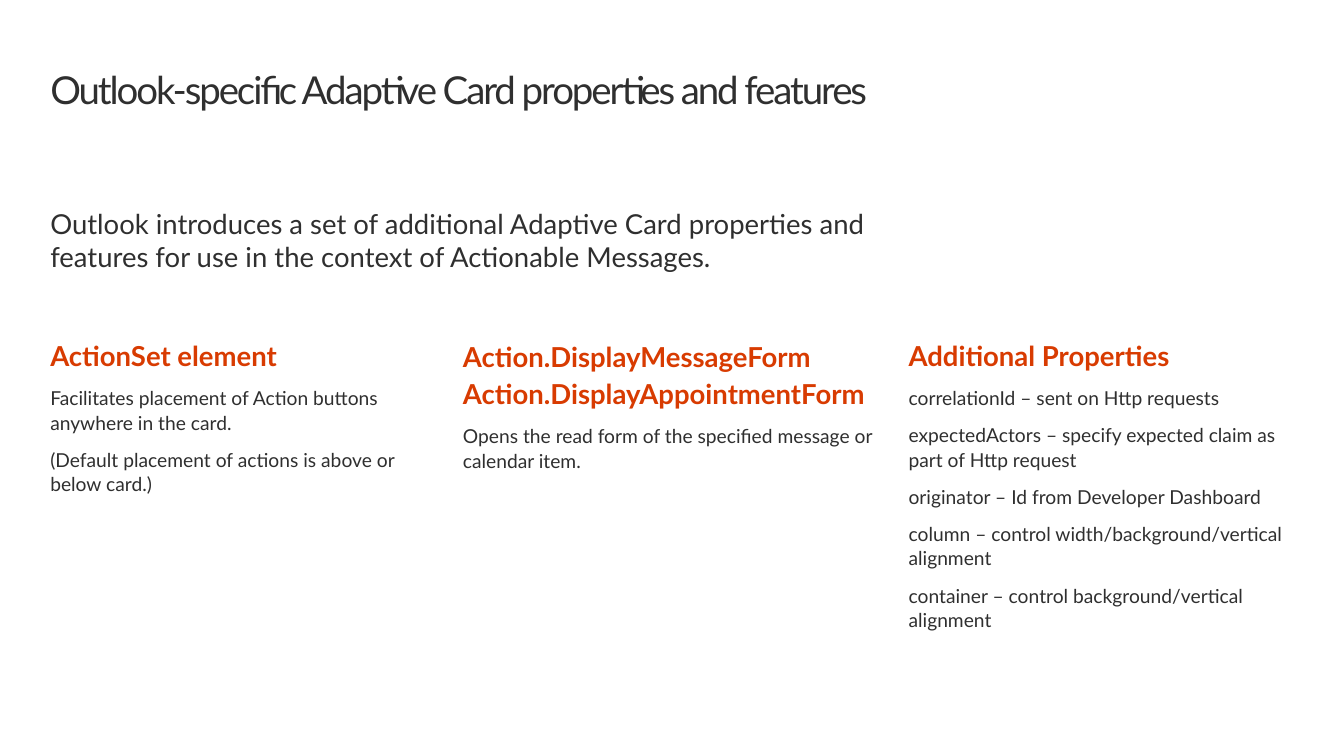
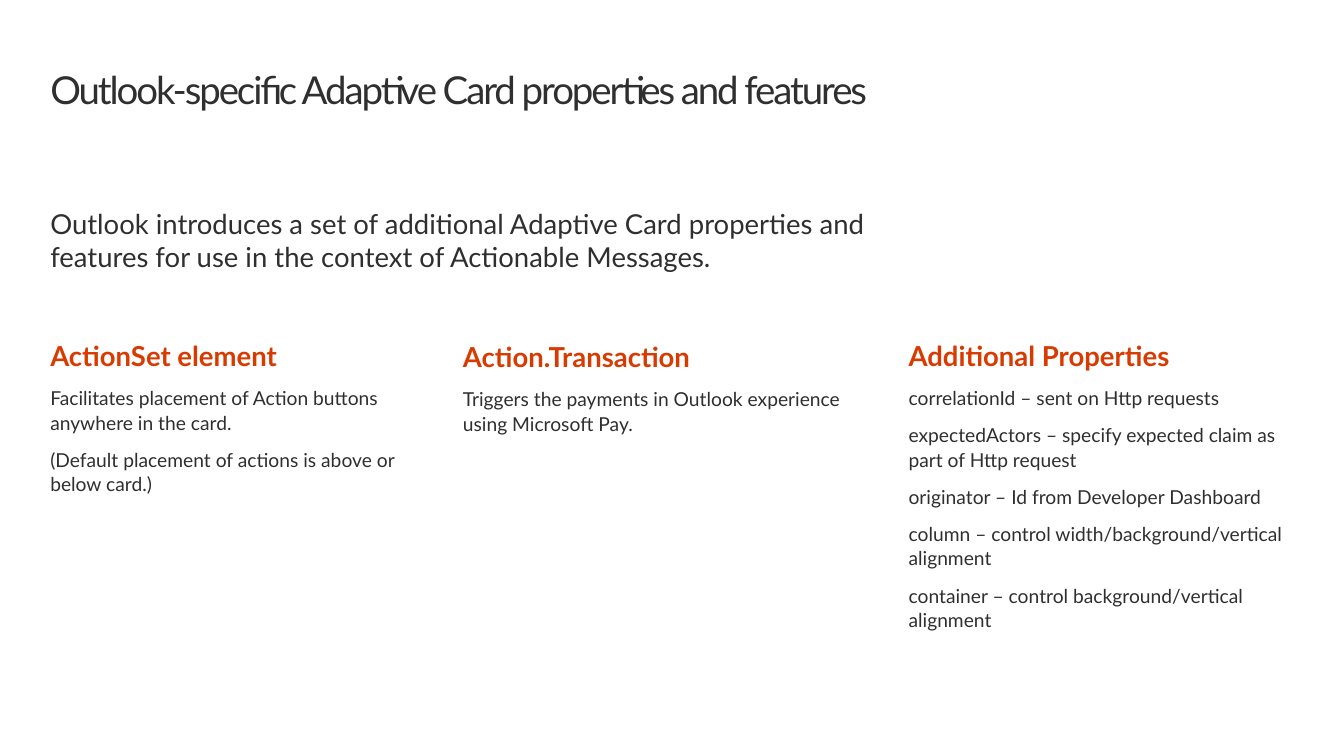
Before and after one commit to OfficeDev/TrainingContent, a slide deck: slide 5 of ConnectorActionableMsgs/03 Adaptive Cards/02 Card Actions.pptx. Drawn at 1344x756 pixels with LibreOffice and Linux fonts; fonts in the diff are those of the drawing; background and template pictures are left out. Boxes give left, top, right and bottom in pixels: in the first picture for what was removed or moved away, otherwise in the second. Text is boxed around its words. In the diff, an @@ line names an element or a change of style, - is before the commit and + after.

Commit message:
Remove duplicate slide and update list of actions

```diff
--- a/ConnectorActionableMsgs/03 Adaptive Cards/02 Card Actions.pptx
+++ b/ConnectorActionableMsgs/03 Adaptive Cards/02 Card Actions.pptx
@@ text at [463, 346, 840, 435]: text changed; size 20 to 14 pt; text colour #D83B01 to #2F2F2F; bold off @@
-Action.DisplayMessageForm
-Action.DisplayAppointmentForm
-Opens the read form of the specified message or calendar item.
+Action.Transaction
+Triggers the payments in Outlook experience using Microsoft Pay.
```
Also in this commit, not shown: 1 slide removed.
